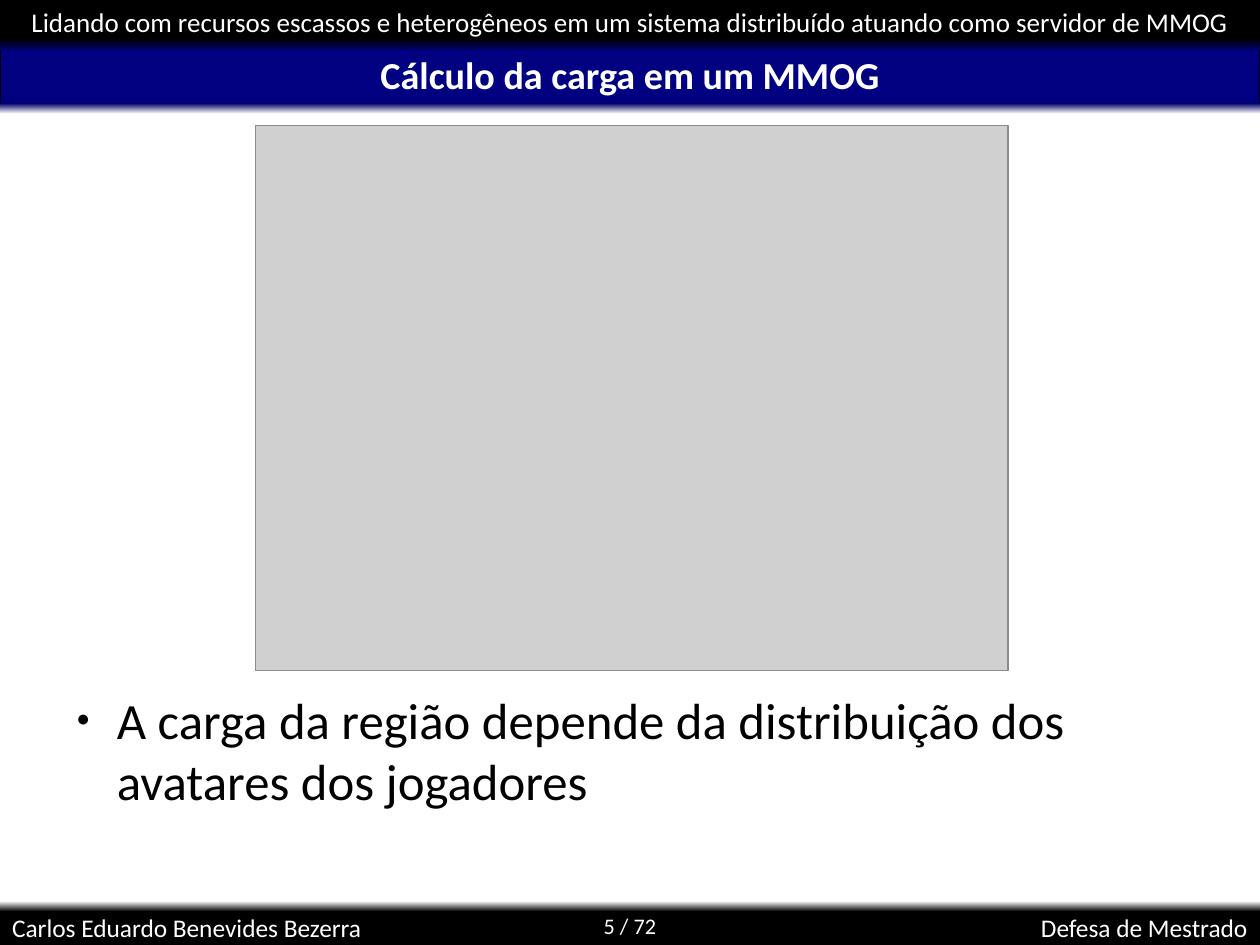
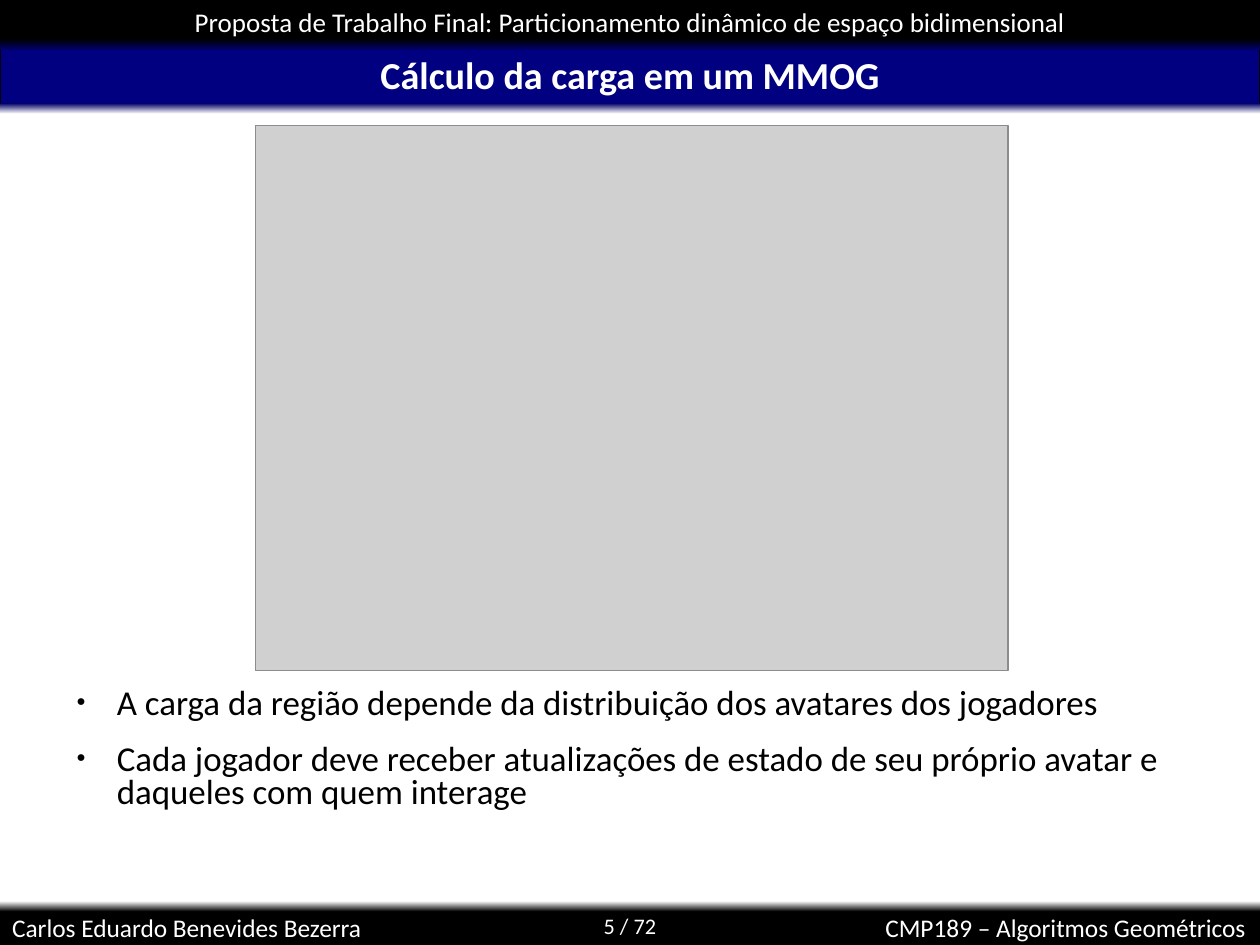
Before and after one commit to kdubezerra/kdubezerra, a slide deck: slide 5 of disciplinas/cmp189/projetoTrabalhoFinal.ppt. Drawn at 1260x945 pixels with LibreOffice and Linux fonts; fonts in the diff are those of the drawing; grey boxes stand for pictures; background and template pictures are left out. Boxes give left, top, right and bottom in pixels: in the first picture for what was removed or moved away, otherwise in the second. Text is boxed around its words. In the diff, an @@ line names an element or a change of style, - is before the commit and + after.

```diff
--- a/disciplinas/cmp189/projetoTrabalhoFinal.ppt
+++ b/disciplinas/cmp189/projetoTrabalhoFinal.ppt
@@ text in rectangle at (195,13,1064,37): text changed @@
-Lidando com recursos escassos e heterogêneos em um sistema distribuído atuando como servidor de MMOG
+Proposta de Trabalho Final: Particionamento dinâmico de espaço bidimensional
@@ text at (117,690,1098,721): size 32 to 22 pt in "A carga da região depende da distribuição ..."; line spacing 1 to 0.8 @@
@@ text at (117,746,1157,810): paragraph added @@
+● Cada jogador deve receber atualizações de estado de seu próprio avatar e daqueles com quem interage
@@ text added at (885,919,1245,942), 16 pt, text #FFFFFF @@
+CMP189 – Algoritmos Geométricos
@@ text removed at (1041,919,1247,938) @@
-Defesa de Mestrado
```
Also in this commit, not shown: 4 other slides changed, 16 slides added, 29 other files.
